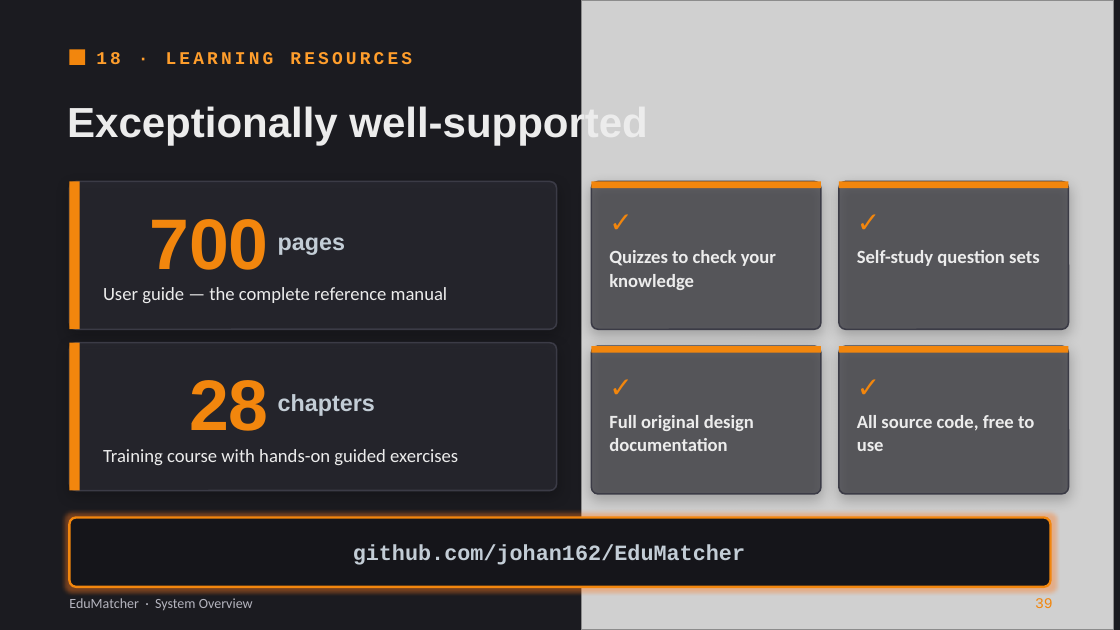
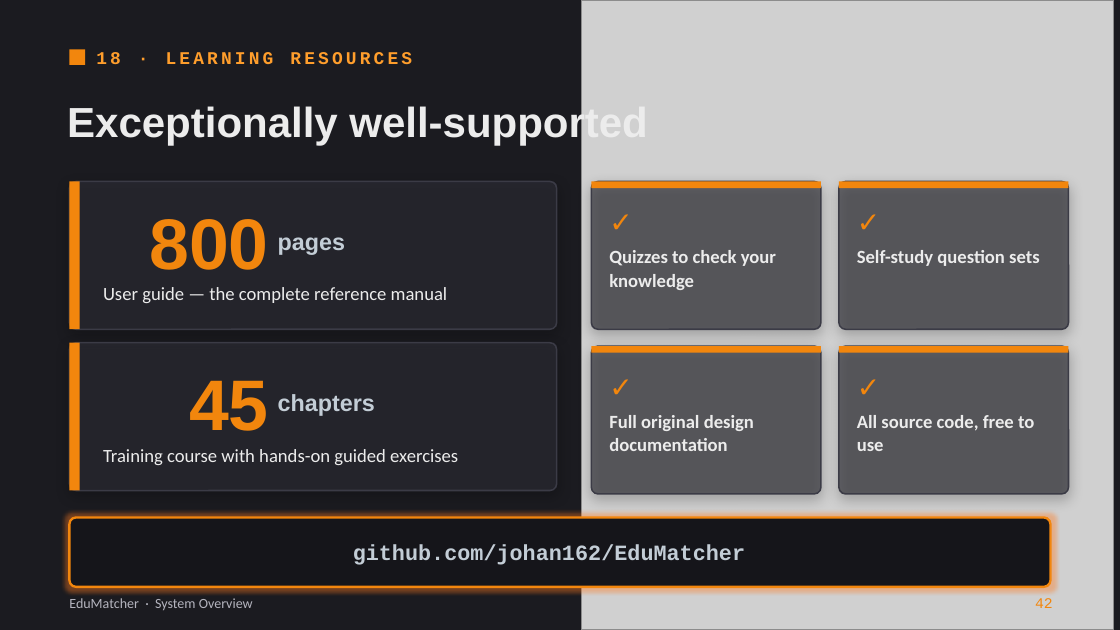
Before and after one commit to johan162/EduMatcher, a slide deck: slide 42 of docs/presentations/introduction-to-edumatcher.pptx (slide 39 before the commit). Drawn at 1120x630 pixels with LibreOffice and Linux fonts; fonts in the diff are those of the drawing; grey boxes stand for pictures; background and template pictures are left out. Boxes give left, top, right and bottom in pixels: in the first picture for what was removed or moved away, otherwise in the second. Text is boxed around its words. In the diff, an @@ line names an element or a change of style, - is before the commit and + after.

```diff
--- a/docs/presentations/introduction-to-edumatcher.pptx
+++ b/docs/presentations/introduction-to-edumatcher.pptx
@@ text at <box>149,219,268,270</box>: text changed @@
-700
+800
@@ text at <box>189,380,269,431</box>: text changed @@
-28
+45
@@ text at <box>1035,598,1053,608</box>: text changed @@
-39
+42
```
Also in this commit, not shown: 29 other slides changed, 3 slides added.
